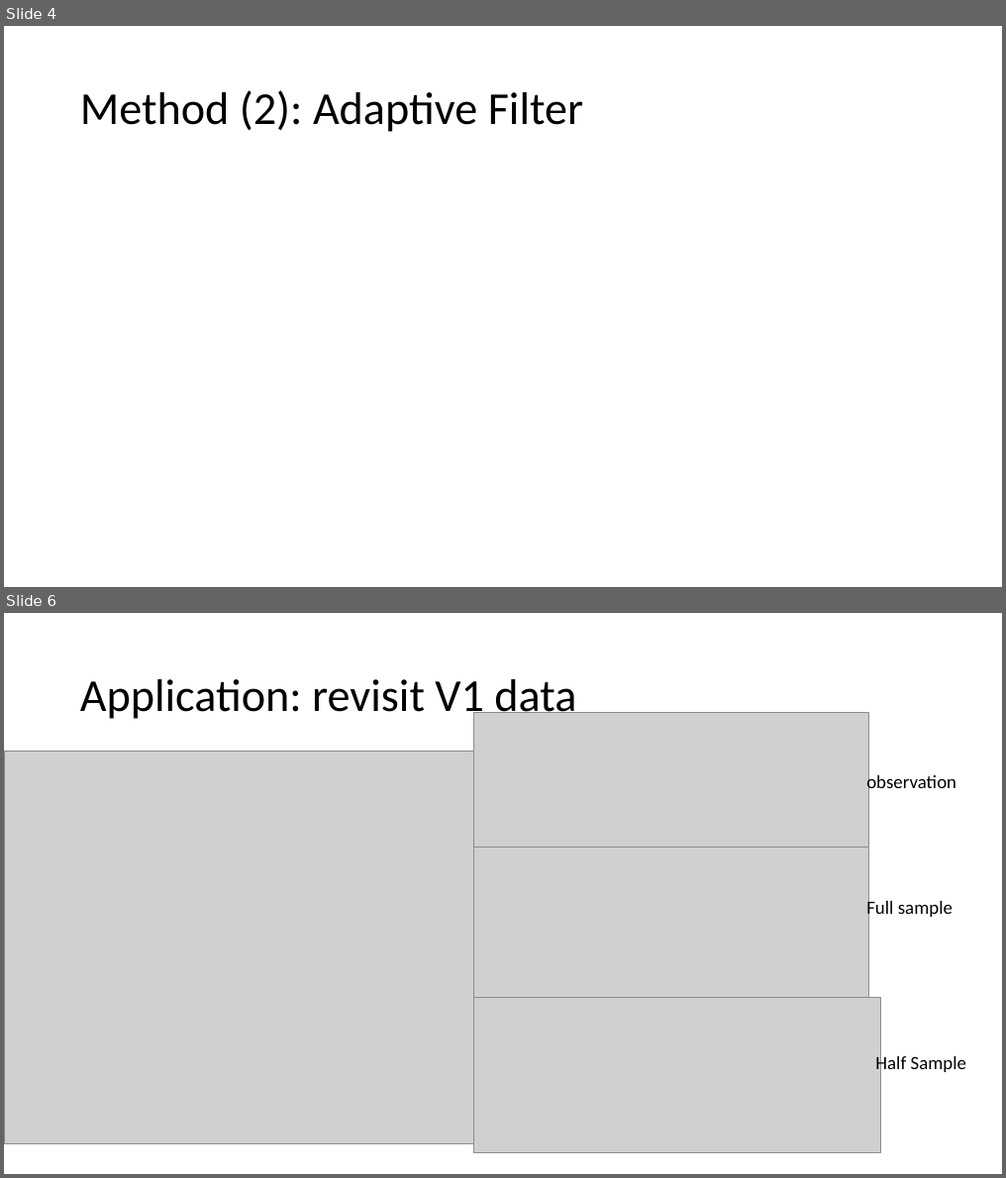
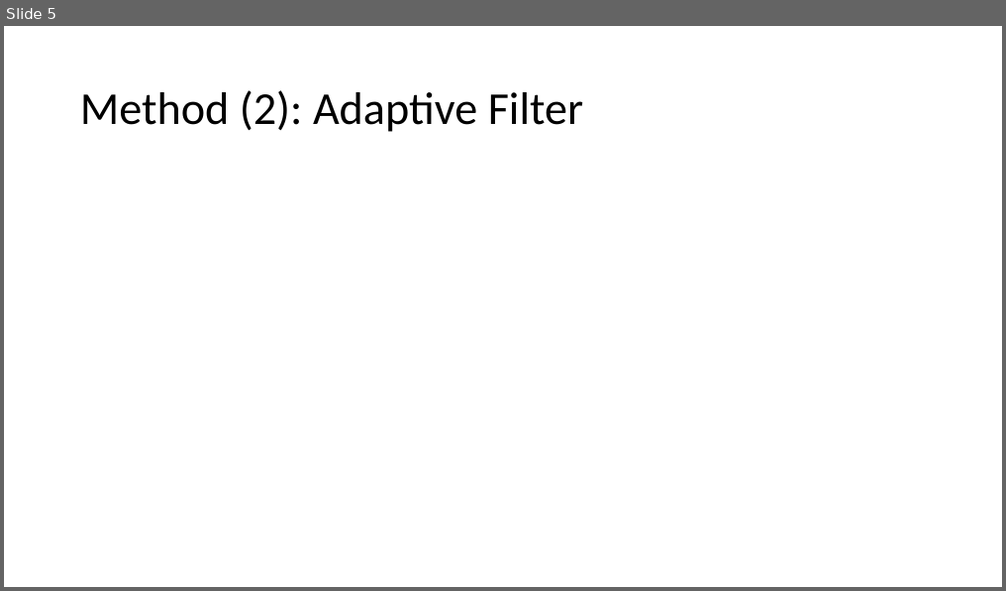
Before and after one commit to weigcdsb/COM_POISSON, a slide deck: documents/JSM_2021/4min_version.pptx. Shown one above the other, each under a label of ours: slides 4 and 6 before the commit, slide 5 after it; the slides between them are not shown. The pictures are 1006x1178 and 1006x591 pixels, drawn with LibreOffice and Linux fonts; fonts in the diff are those of the drawing; grey boxes stand for pictures. Boxes give left, top, right and bottom in pixels: in the first picture for what was removed or moved away, otherwise in the second. Text is boxed around its words. In the diff, an @@ line names an element or a change of style, - is before the commit and + after.

```diff
--- a/documents/JSM_2021/4min_version.pptx
+++ b/documents/JSM_2021/4min_version.pptx
@@ slide 6 removed at bbox=[4, 613, 1002, 1174], background #FFFFFF @@
@@ title removed at bbox=[80, 679, 576, 723] @@
-Application: revisit V1 data
@@ picture removed at bbox=[474, 713, 868, 869] @@
@@ picture removed at bbox=[4, 752, 528, 1145] @@
@@ text removed at bbox=[866, 773, 956, 794] @@
-observation
@@ picture removed at bbox=[474, 847, 868, 998] @@
@@ text removed at bbox=[866, 899, 952, 920] @@
-Full sample
@@ picture removed at bbox=[474, 998, 880, 1154] @@
@@ text removed at bbox=[875, 1055, 966, 1075] @@
-Half Sample
@@ what was slide 4 is now slide 5 @@
```
Also in this commit, not shown: 2 slides changed, 3 slides added, 1 other slide removed, 2 other files.
